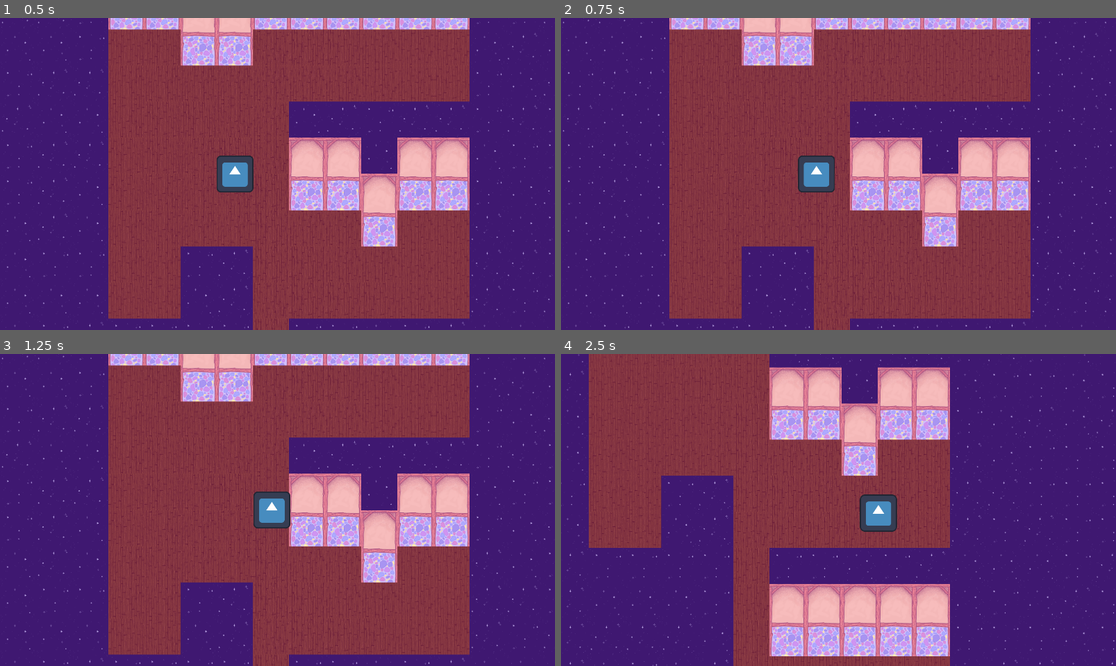
Above: before the commit, frames 1-4 (two rows, left to right).
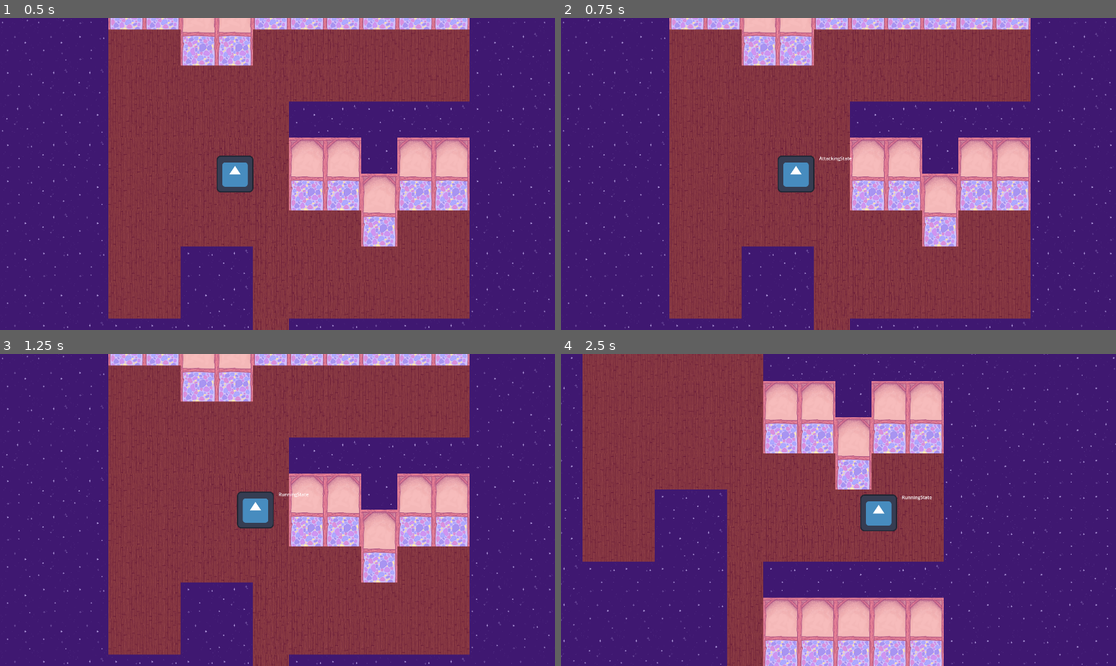
Above: after the commit, the same moments.

Repository: QuentinWidlocher/48-8-Jam
Game: Godot game, scene res://scenes/levels/sandbox.tscn
The game is run twice, just before and just after one commit, with the same random seed, the same clock (stepped at 60 frames per second) and the same inputs. The engine's default icon, where the game draws it, is replaced by a stand-in: a white triangle on a blue panel in a dark square.
Inputs (mouse positions are in pixels of both pictures, inside the frame that each line leads up to):
- Up to frame 1 (0.5 s): no input
- Up to frame 2 (0.75 s): tap Enter at 0.5 s; move the mouse to (960, 158) at 0.52 s; hold D (move_right) from 0.53 s (still down); click (960, 158) at 0.6 s
- Up to frame 3 (1.25 s): keep holding D (move_right)
- Up to frame 4 (2.5 s): move the mouse to (727, 525) at 1.27 s; release D (move_right) at 1.28 s; hold S (move_down) 1.28-2.03 s; click (727, 525) at 1.35 s; move the mouse to (894, 441) at 2.02 s; hold D (move_right) from 2.03 s (still down); tap Space (dodge) at 2.1 s; click (894, 441) at 2.3 s

Frame 1 is identical in both runs. In frame 2, 1.1% of the frame differs, in the area x 39-53%, y 44-56%; in frame 3, 0.9%; in frame 4, 21%, in the area x 0-100%, y 0-100%.

Commit message:
add basic weapon system

Diff:
--- a/project.godot
+++ b/project.godot
@@ -59,6 +59,7 @@
 "deadzone": 0.5,
 "events": [Object(InputEventMouseButton,"resource_local_to_scene":false,"resource_name":"","device":-1,"window_id":0,"a …(253 unchanged characters)…
 , Object(InputEventJoypadButton,"resource_local_to_scene":false,"resource_name":"","device":-1,"button_index":2,"pressure":0.0,"pressed":false,"script":null)
+, Object(InputEventKey,"resource_local_to_scene":false,"resource_name":"","device":-1,"window_id":0,"alt_pressed":false,"shift_pressed":false,"ctrl_pressed":false,"meta_pressed":false,"pressed":false,"keycode":0,"physical_keycode":4194309,"key_label":0,"unicode":0,"echo":false,"script":null)
 ]
 }
 dodge={
--- /dev/null
+++ b/scenes/melee_weapon.gd
@@ -0,0 +1,24 @@
+class_name MeleeWeapon
+extends Weapon
+
+var damage: float
+var durability: float
+var duration: float
+
+var current_timer: float = 0.0
+
+func _init(the_damage: float, the_durability: float, the_duration: float):
+  damage = the_damage
+  durability = the_durability
+  duration = the_duration
+
+func _on_exit() -> bool:
+  current_timer = 0.0
+  durability -= 1
+
+  return durability <= 0
+
+func _update(delta:float) -> bool:
+  current_timer += delta
+
+  return current_timer >= duration
--- /dev/null
+++ b/scenes/player/attacking-state.gd
@@ -0,0 +1,29 @@
+class_name AttackingState extends State
+
+var weapon: Weapon
+
+func _on_enter() -> void:
+  name = "AttackingState"
+
+  weapon = player.get_current_weapon()
+  print("weapon: ", weapon)
+
+  if weapon != null:
+    weapon.on_enter()
+
+func _on_exit() -> void:
+  if weapon != null:
+    var should_be_destroyed := weapon.on_exit()
+    if should_be_destroyed:
+      player.break_current_weapon()
+
+func _update(delta: float) -> State:
+  if weapon == null:
+    return IdleState.new(player)
+
+  var done = weapon.update(delta)
+
+  if done:
+    return IdleState.new(player)
+
+  return self
--- a/scenes/player/idle-state.gd
+++ b/scenes/player/idle-state.gd
@@ -3,7 +3,6 @@
 var DECELERATION = RunningState.ACCELERATION
 
 func _on_enter() -> void:
-  print("Entering IdleState")
   name = "IdleState"
 
 func _on_exit() -> void:
@@ -21,4 +20,7 @@
   player.velocity.x = move_toward(player.velocity.x, 0.0, DECELERATION * delta)
   player.velocity.y = move_toward(player.velocity.y, 0.0, DECELERATION * delta)
 
+  if (Input.is_action_just_pressed("attack")):
+    return AttackingState.new(player)
+
   return self
--- a/scenes/player/player.gd
+++ b/scenes/player/player.gd
@@ -1,7 +1,13 @@
 class_name Player
 extends CharacterBody2D
 
+@onready var debug_label = $Label
+
 var state: State
+var weapons: Array = [
+  MeleeWeapon.new(1.0, 5.0, 0.5),
+]
+var current_weapon := 0
 
 func _ready():
   state = IdleState.new(self)
@@ -18,9 +24,16 @@
     state.on_exit()
     state = new_state
     state.on_enter()
+    debug_label.text = state.name
     print("-> " + state.name + " from " + previous_name)
 
   move_and_slide()
 
 func handle_common_collision():
   pass
+
+func get_current_weapon():
+  return weapons[current_weapon]
+
+func break_current_weapon():
+  weapons[current_weapon] = null
--- a/scenes/player/player.tscn
+++ b/scenes/player/player.tscn
@@ -18,3 +18,9 @@
 
 [node name="CollisionShape2D" type="CollisionShape2D" parent="."]
 shape = SubResource("CapsuleShape2D_uw6wb")
+
+[node name="Label" type="Label" parent="."]
+offset_left = 80.0
+offset_top = -66.0
+offset_right = 327.0
+offset_bottom = 127.0
--- a/scenes/player/running-state.gd
+++ b/scenes/player/running-state.gd
@@ -4,7 +4,6 @@
 const MAX_SPEED = 500.0
 
 func _on_enter() -> void:
-  print("Entering RunningState")
   name = "RunningState"
 
 func _on_exit() -> void:
@@ -19,12 +18,13 @@
   if direction.length() <= 0:
     return IdleState.new(player)
 
-  print(player.velocity)
-
   player.velocity.x = move_toward(player.velocity.x, direction.x * MAX_SPEED, ACCELERATION * delta)
   player.velocity.y = move_toward(player.velocity.y, direction.y * MAX_SPEED, ACCELERATION * delta)
 
   if Input.is_action_just_pressed("dodge"):
     return DodgingState.new(player)
 
+  if (Input.is_action_just_pressed("attack")):
+    return AttackingState.new(player)
+
   return self
--- /dev/null
+++ b/scenes/weapon.gd
@@ -0,0 +1,26 @@
+class_name Weapon
+extends Node
+
+func _init():
+	push_error("you should never instantiate a weapon directly")
+
+# DO NOT IMPLEMENT
+func on_enter() -> void:
+	_on_enter()
+
+func _on_enter() -> void:
+	pass
+
+# DO NOT IMPLEMENT
+func on_exit() -> bool: # return true if the weapon should be destroyed
+	return _on_exit()
+
+func _on_exit() -> bool:
+	return false
+
+# DO NOT IMPLEMENT
+func update(delta: float) -> bool: # return true if the attack is finished
+	return _update(delta)
+
+func _update(_delta: float) -> bool:
+	return true
Not shown, changed: readme.md
